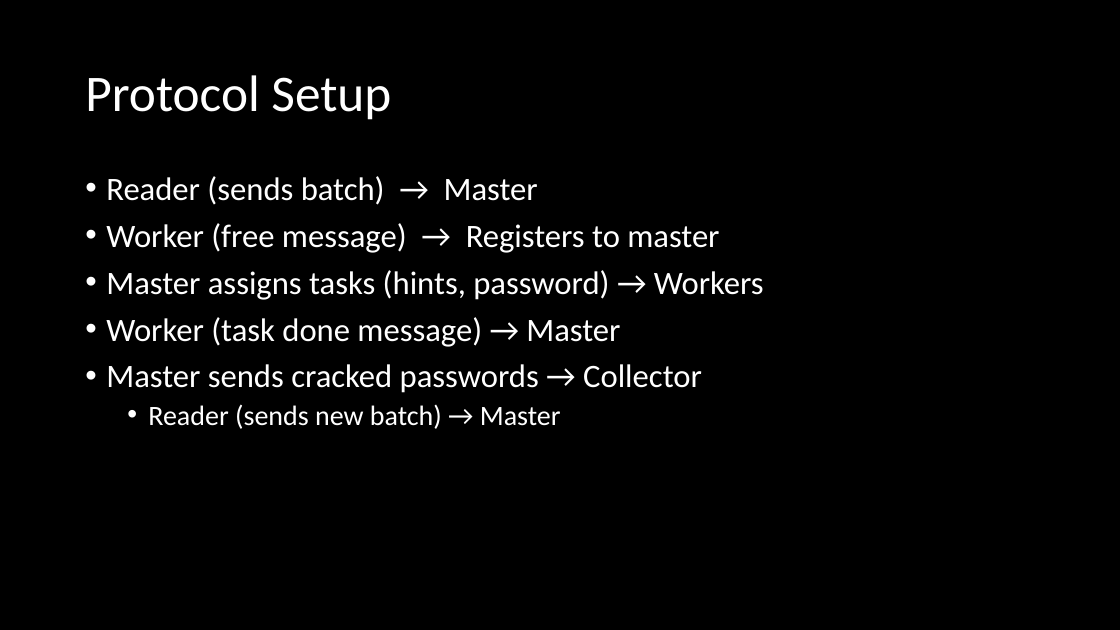
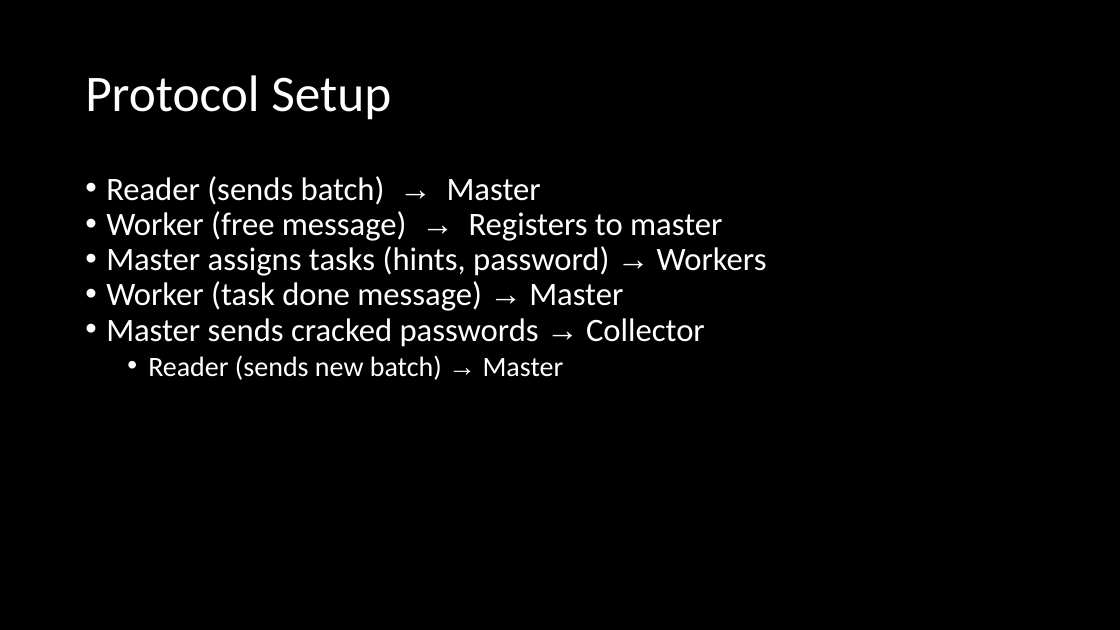
Before and after one commit to jonasgrunert/ddm-akka, a slide deck: slide 3 of assignment3/Slides.pptx (slide 2 before the commit). Drawn at 1120x630 pixels with LibreOffice and Linux fonts; fonts in the diff are those of the drawing. Boxes give left, top, right and bottom in pixels: in the first picture for what was removed or moved away, otherwise in the second. Text is boxed around its words. In the diff, an @@ line names an element or a change of style, - is before the commit and + after.

```diff
--- a/assignment3/Slides.pptx
+++ b/assignment3/Slides.pptx
@@ text "Reader (sends batch) → Master" at bbox=[106, 176, 767, 380]: font Calibri to Arial in "→", "→", "→", "→" and 2 more places; less space between paragraphs; line spacing 0.9 to 1 @@
```
Also in this commit, not shown: 2 other slides changed, 1 slide added, 1 other file.
